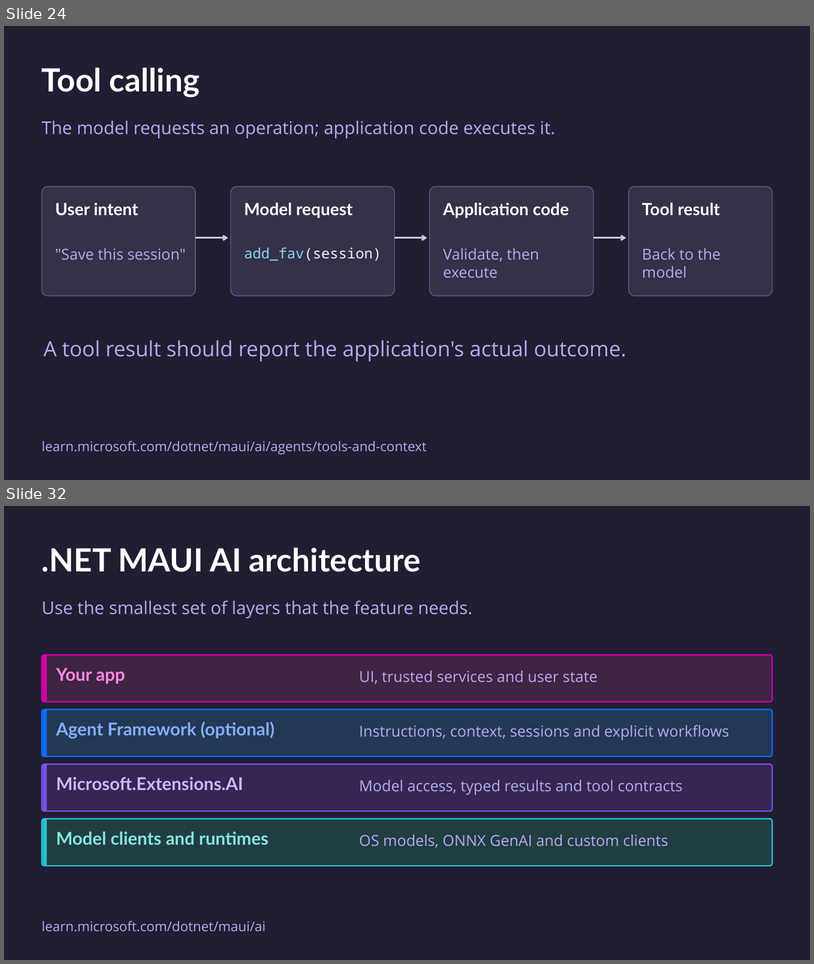
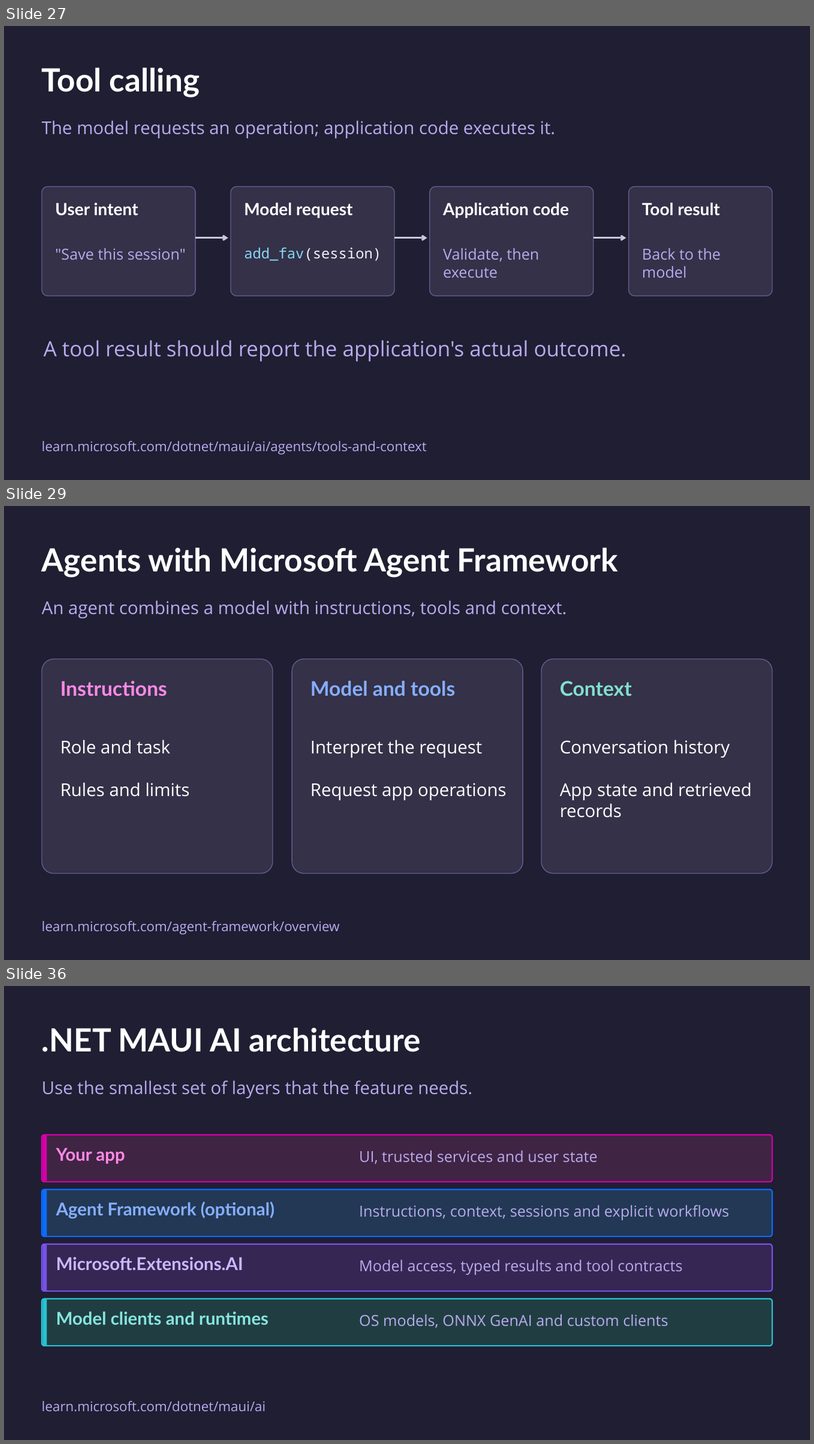
Before and after one commit to mattleibow/dotnetconf2026, a slide deck: slides.pptx. Shown one above the other, each under a label of ours: slides 24 and 32 before the commit, slides 27, 29 and 36 after it; the slides between them are not shown. The pictures are 814x964 and 814x1444 pixels, drawn with LibreOffice and Linux fonts; fonts in the diff are those of the drawing. Boxes give left, top, right and bottom in pixels: in the first picture for what was removed or moved away, otherwise in the second. Text is boxed around its words. In the diff, an @@ line names an element or a change of style, - is before the commit and + after.

```diff
--- a/slides.pptx
+++ b/slides.pptx
@@ slide 29 added at box(4, 506, 810, 960), background #1F1E32 @@
@@ text added at box(42, 547, 618, 577), 38 pt, text #FFFFFF, bold @@
+Agents with Microsoft Agent Framework
@@ text added at box(42, 600, 567, 618), 21 pt, text #B9AAEE @@
+An agent combines a model with instructions, tools and context.
@@ rounded rectangle added at box(42, 659, 273, 873), fill #343148, outline #665A91 1 pt @@
@@ rounded rectangle added at box(292, 659, 523, 873), fill #343148, outline #665A91 1 pt @@
@@ rounded rectangle added at box(542, 659, 773, 873), fill #343148, outline #665A91 1 pt @@
@@ text added at box(60, 681, 167, 696), 24 pt, text #FF89E7, bold @@
+Instructions
@@ text added at box(311, 681, 455, 696), 24 pt, text #86AEFF, bold @@
+Model and tools
@@ text added at box(560, 681, 632, 696), 24 pt, text #83E0CE, bold @@
+Context
@@ text added at box(60, 739, 190, 796), 21 pt, text #FFFFFF @@
+Role and task
+Rules and limits
@@ text added at box(311, 739, 507, 800), 21 pt, text #FFFFFF @@
+Interpret the request
+Request app operations
@@ text added at box(560, 739, 752, 817), 21 pt, text #FFFFFF @@
+Conversation history
+App state and retrieved records
@@ text added at box(42, 921, 340, 934), 16 pt, text #B9AAEE @@
+learn.microsoft.com/agent-framework/overview
@@ what was slide 24 is now slide 27 @@
@@ what was slide 32 is now slide 36 @@
```
Also in this commit, not shown: 3 slides changed, 3 other slides added.
